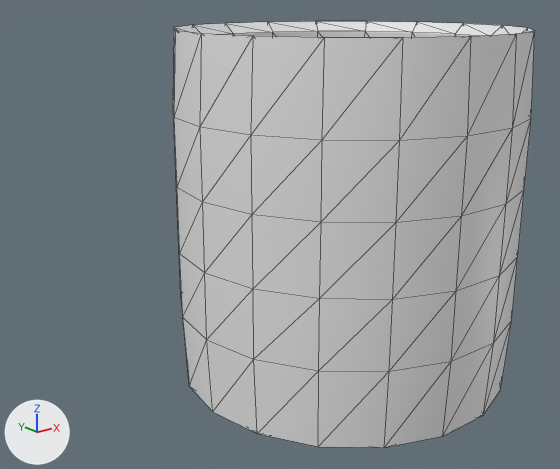
An edit to the FBX model I Can't See/Assets/Models/Kitchen/Mug/Mug.FBX, drawn before and after from the same camera.
Camera for both pictures: a 50 mm lens placed at (-0.839, -0.873, 0.589), pointed at (-0.115, 0.031, 0.228). Arrows for +X, +Y and +Z are at lower left; the lights stay in place. Mesh edges are drawn as thin lines. Where no turn or scale is listed for an object, it has been applied to the vertices.
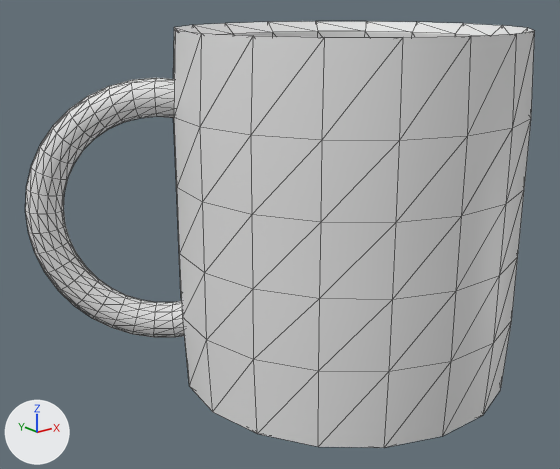
Where the change shows, as pixel boxes (x1, y1, x2, y2) in the pictures (560 x 469 px):
'Cylinder001', reshaped (41% wider): before (173, 21, 535, 448); after (25, 21, 535, 448)
part 1 of me_mesh, added: after (25, 78, 184, 337)

Edits to the bpy script that builds the scene:
```text
Change me_mesh:
    used by ob_cylinder001; location = (-0.002, 0.004, 0.0)
    remove me_mesh.from_pydata(...)  # 216 vertices, 428 faces; spans x -0.272..0.272, y -0.268..0.268, z -0.017..0.537
    add me_mesh.from_pydata(...)  # 502 vertices, 996 faces; spans x -0.424..0.272, y -0.268..0.288, z -0.017..0.537
    me_mesh part 1: a new loose piece of 286 vertices spanning x -0.424..-0.196, y 0.107..0.288, z 0.048..0.467
```
